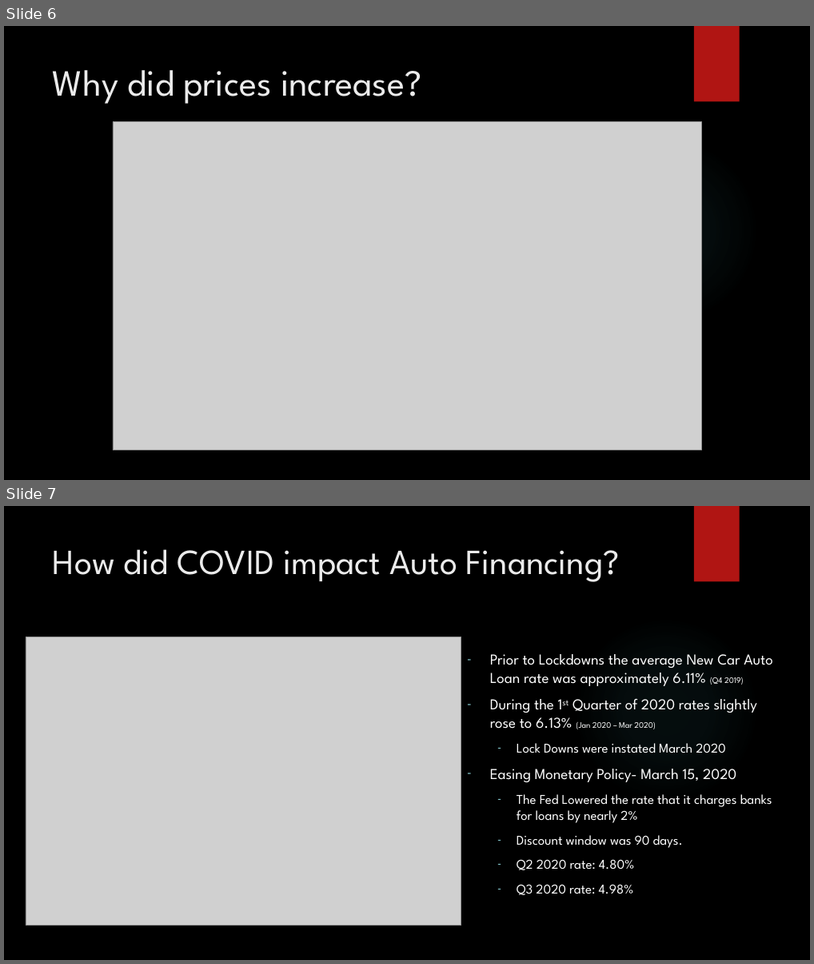
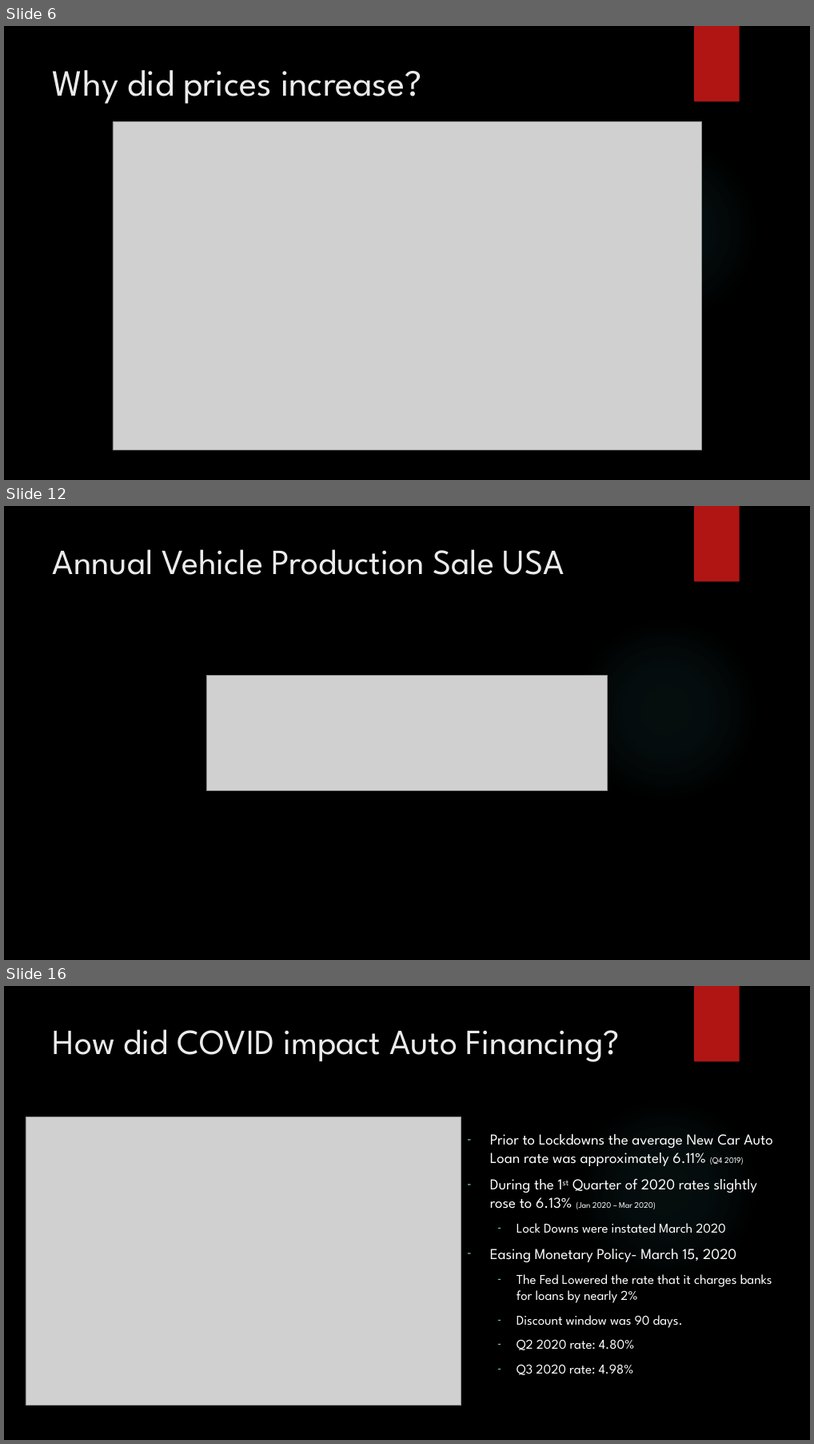
Before and after one commit to T800-101A/Impact_Vehicule_COVID-19, a slide deck: Project 1 Presentation .pptx. Shown one above the other, each under a label of ours: slides 6 and 7 before the commit, slides 6, 12 and 16 after it; the slides between them are not shown. The pictures are 814x964 and 814x1444 pixels, drawn with LibreOffice and Linux fonts; fonts in the diff are those of the drawing; grey boxes stand for pictures; background and template pictures are left out. Boxes give left, top, right and bottom in pixels: in the first picture for what was removed or moved away, otherwise in the second. Text is boxed around its words. In the diff, an @@ line names an element or a change of style, - is before the commit and + after.

```diff
--- a/Project 1 Presentation .pptx
+++ b/Project 1 Presentation .pptx
@@ slide 12 added at [4, 506, 810, 960], background picture (left out); not listed: 2 template elements that a slide beside it also shows @@
@@ title added at [53, 549, 565, 575], 42 pt, text #EBEBEB @@
+Annual Vehicle Production Sale USA
@@ picture added at [207, 676, 608, 790] @@
@@ what was slide 7 is now slide 16 @@
```
Also in this commit, not shown: 8 other slides added.
